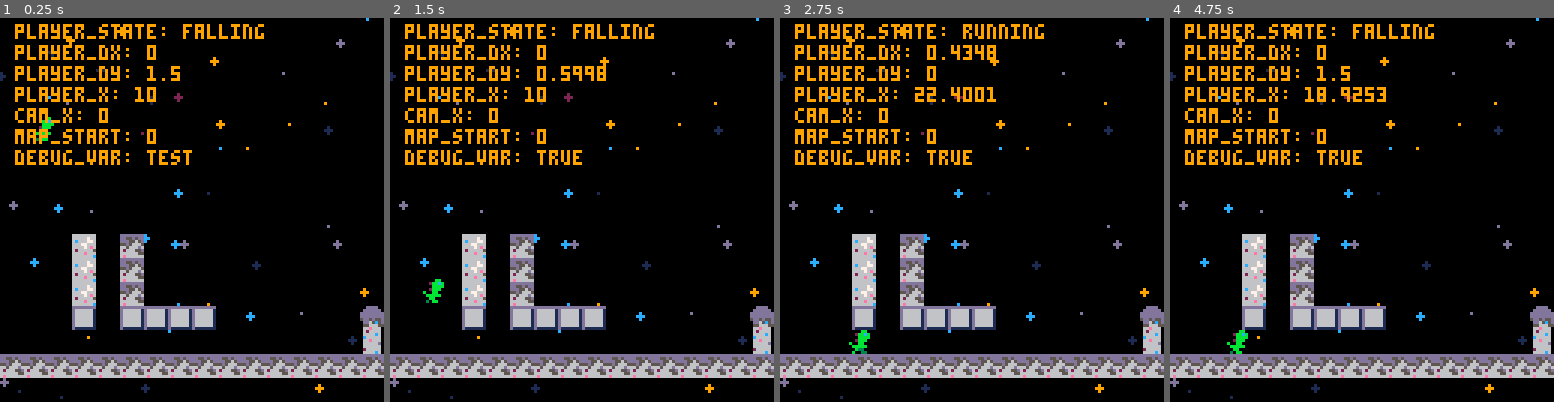
Above: before the commit, frames 1-4 (left to right).
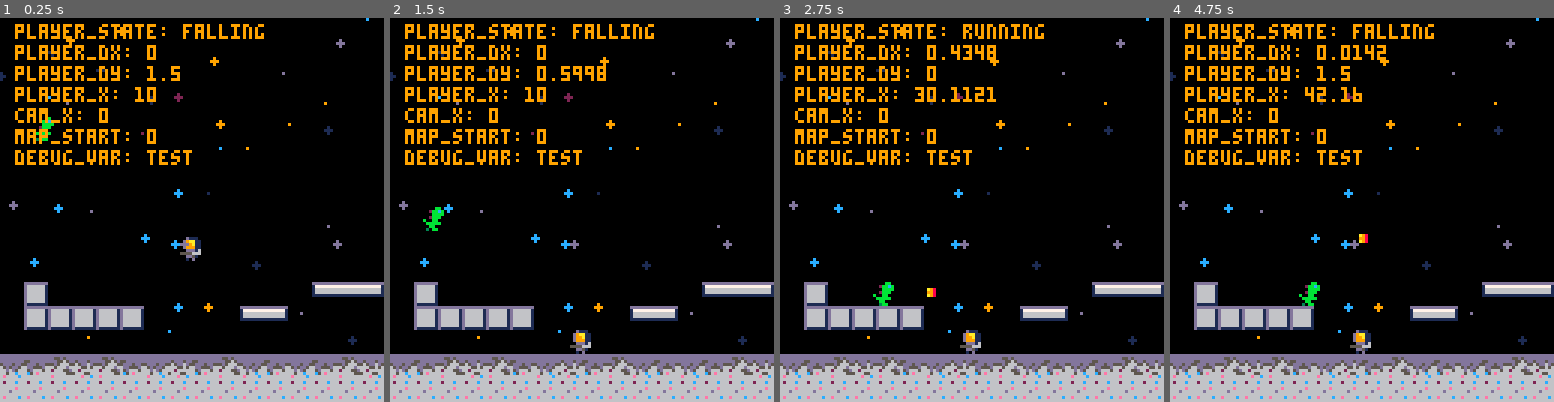
Above: after the commit, the same moments.

Repository: barddev/moonshot
Game: PICO-8 cartridge moonshot-refactor.p8
Same seed, same stepped clock (60 frames per second), same inputs: the game is played once before the commit and once after it.
Inputs:
- Up to frame 1 (0.25 s): no input
- Up to frame 2 (1.5 s): tap X (X key) at 0.33, 1.07 s; tap O (Z key) at 0.7 s
- Up to frame 3 (2.75 s): hold Right 1.6-2.1 s; tap O (Z key) at 1.7, 2.1, 2.5 s; tap X (X key) at 1.85 s; hold Right from 2.47 s (still down)
- Up to frame 4 (4.75 s): tap O (Z key) every 0.4 s from 2.9 to 4.5 s; tap X (X key) at 2.97, 4.08 s; release Right at 3.03 s; hold Left 3.08-3.58 s; hold Right 4.02-4.68 s

The runs differ from the first frame. In frame 1, 16% of the frame differs, in the area x 0-100%, y 56-100%; in frame 2, 16%; in frame 3, 16%; in frame 4, 16%, in the area x 0-100%, y 7-100%.

Commit message:
working on bullet collision

Diff:
--- a/moonshot-refactor.p8
+++ b/moonshot-refactor.p8
@@ -12,6 +12,8 @@
 
     -- sprite flags
     solid = 0,
+    bullet = 6,
+    actor = 7,
 
     -- star color pallet
     stars_color_pal={1,2,9,12,13}
@@ -25,10 +27,15 @@
     m = gmap:new(0, 256)
     b = background:new(m)
     c = cam:new(m.map_start, m.map_end)
+
+    bad_1 = baddie:new(60, 60, 17)
+    add(baddies,bad_1)
+
 end
 
 function _update60()
     bullets_update()
+    baddies_update()
     p:update()
     c:update(p.x, p.w)
     m:update()
@@ -37,9 +44,11 @@
 function _draw()
     cls()
     bullets_draw()
+    baddies_draw()
     b:draw()
     m:draw()
     p:draw()
+
     if (globals.debug) draw_debug()
 end
 
@@ -303,6 +311,9 @@
     o.grounded_press_time = 0.25
     o.grounded = false
     o.debug_var = "test"
+    -- player health and lives
+    o.health = 1
+    o.lives = 3
 
     return o
 end
@@ -448,7 +460,6 @@
         local direction = "right"
         if (b.flip) direction = "left"
         collide_wall = actor_map_collision(b, direction, globals.solid)
-        p.debug_var = tostring(collide_wall)
         if collide_wall then
             del_bullet = true
         end
@@ -494,6 +505,12 @@
 function bullet:update()
     self.x += self.dx
     self.y += self.dy
+
+    collide_actor = actor_map_collision(self, actor_direction(self.flip),
+        globals.actor)
+    if collide_actor then
+        p.debug_var = tostring(collide_actor)
+    end
 end
 
 function bullet:draw()
@@ -524,10 +541,66 @@
 -- baddie
 baddie={}
 
+-- baddie:new
+-- x,y: where to start sprite
+function baddie:new(x, y, sp)
+    local o = {}
+    setmetatable(o, self)
+    self.__index = self
+    o.health = 3
+    o.sp = sp
+    o.x = x
+    o.y = y
+    -- shot origin
+    o.origin_x = x
+    o.origin_y = y
+    --shot distance
+    o.distance = 50
+    o.w = 8
+    o.h = 8
+    o.dx = 0
+    -- o.dx = 1.5 * actor_direction(flip)
+    o.max_dx = 1
+    o.dy = 0
+    o.max_dy = 1.5
+    o.flip = flip
+    return o
+end
+
+
+function baddie:update()
+    self.dy += globals.grav
+    actor_move(self)
+
+    -- check if hit by bullet
+    collide_actor = actor_map_collision(self, "down", globals.actor)
+    if collide_actor then
+        del(baddies, self)
+    end
+
+end
+
+function baddie:draw()
+    spr(self.sp, self.x, self.y, 1, 1, self.flip, false)
+end
+
+
 -->8
 -- baddies
 baddies={}
 
+function baddies_update()
+    for b in all(baddies) do
+        b:update()
+    end
+end
+
+function baddies_draw()
+    for b in all(baddies) do
+        b:draw()
+    end
+end
+
 
 
 
@@ -645,7 +718,7 @@
 
 
 __gff__
-0000000000000000000000000000000000000000000000000000000000000000000000000000000000000000000000000000000000000000000000000000000000010101010101000100000000000000000100010101000000000000000000000000000000000000000000000000000000000000000000000000000000000000
+0080808080808000000000000000000000808080800000000000000000000000400000000000000000000000000000000000000000000000000000000000000001010101010101010000000000000002010101010101000000000000000000000101010100000000000000000000000001000000000000000000000000000001
 0000000000000000000000000000000000000000000000000000000000000000000000000000000000000000000000000000000000000000000000000000000000000000000000000000000000000000000000000000000000000000000000000000000000000000000000000000000000000000000000000000000000000000
 __map__
 0000000000000000000000000000000000000000000000000000000000000000000000000000000000000000000000000000000000000000000000000000000000000000000000000000000000000000000000000000000000000000000000000000000000000000000000000000000000000000000000000000000000000000
@@ -657,17 +730,18 @@
 0000000000000000000000000000000000000000000000000000000000000000000000000000000000000000000000000000000000000000000000000000000000000000000000000000000000000000000000000000000000000000000000000000000000000000000000000000000000000000000000000000000000000000
 0000000000000000000000000000000000000000000000000000000000000000000000000000000000000000000000000000000000000000000000000000000000000000000000000000000000000000000000000000000000000000000000000000000000000000000000000000000000000000000000000000000000000000
 0000000000000000000000000000000000000000000000000000000000000000000000000000000000000000000000000000000000000000000000000000000000000000000000000000000000000000000000000000000000000000000000000000000000000000000000000000000000000000000000000000000000000000
-0000005300420000000000000000000000000000000000000000000000000000000000000000000000000000000000000000000000000000000000000000000000000000000000000000000000000000000000000000000000000000000000000000000000000000000000000000000000000000000000000000000000000000
-0000005300420000000000000000000000000000000000000000000000000000000000000000000000000000000000000000000000000000000000000000000000000000000000000000000000000000000000000000000000000000000000000000000000000000000000000000000000000000000000000000000000000000
-0000005300420000000000000000000000000000000000000000000000000000000000000000000000000000000000000000000000000000000000000000000000000000000000000000000000000000000000000000000000000000000000000000000000000000000000000000000000000000000000000000000000000000
-0000004800484848480000000000004100000000000000000000000000000000000000000000000000000000000000000000000000000000000000000000000000000000000000000000000000000000000000000000000000000000000000000000000000000000000000000000000000000000000000000000000000000000
-0000000000000000000000000000005100000000000000000000000000000000000000000000000000000000000000000000000000000000000000000000000000000000000000000000000000000000000000000000000000000000000000000000000000000000000000000000000000000000000000000000000000000000
-4242424242424242424242424242424242424242424242424242424242424242000000000000000000000000000000000000000000000000000000000000000000000000000000000000000000000000000000000000000000000000000000000000000000000000000000000000000000000000000000000000000000000000
-…(8 lines of a section not shown)…
+0000000000000000000000000000000000000000000000000000000000000000000000000000000000000000000000000000000000000000000000000000000000000000000000000000000000000000000000000000000000000000000000000000000000000000000000000000000000000000000000000000000000000000
+0000000000000000000000000000000000000000000000000000000000000000000000000000000000000000000000000000000000000000000000000000000000000000000000000000000000000000000000000000000000000000000000000000000000000000000000000000000000000000000000000000000000000000
+006000000000000000000000004d4e4f00000000000000000000000000000000000000000000000000000000000000000000000000000000000000000000000000000000000000000000000000000000000000000000000000000000000000000000000000000000000000000000000000000000000000000000000000000000
+006060606060000000004d4f0000000000000000000000000000000000000000000000000000000000000000000000000000000000000000000000000000000000000000000000000000000000000000000000000000000000000000000000000000000000000000000000000000000000000000000000000000000000000000
+0000000000000000000000000000000000000000000000000000000000000000000000000000000000000000000000000000000000000000000000000000000000000000000000000000000000000000000000000000000000000000000000000000000000000000000000000000000000000000000000000000000000000000
+6244424342446243444262446244424345000041434244624342444362424344000000000000000000000000000000000000000000000000000000000000000000000000000000000000000000000000000000000000000000000000000000000000000000000000000000000000000000000000000000000000000000000000
+5050505050505050505050505050505055000051505250545050505050505050000000000000000000000000000000000000000000000000000000000000000000000000000000000000000000000000000000000000000000000000000000000000000000000000000000000000000000000000000000000000000000000000
+…(8 lines of a section not shown)…
Not shown, changed: 29 lines of the sprite sheet (__gfx__) section of moonshot-refactor.p8
